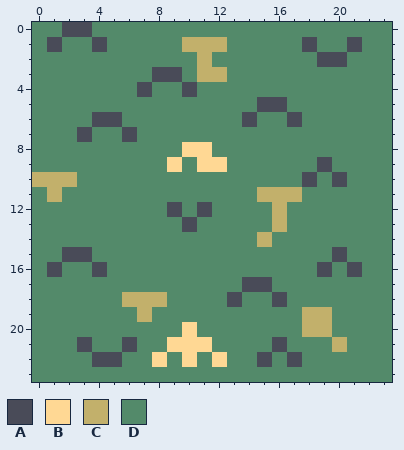
One commit to this pixel-art sprite: gfx/HollowMoon/pngs_normal_24x24/terrain/t_moss/t_moss_season_summer.png. Above, as it was before the edit.
The file is 24x24 pixels.
Palette (. is transparent): A #494b58  B #ffd894  C #c2b06b  D #538a6a
Pixels before, first column x 0:
 0 DDAADDDDDDDDDDDDDDDDDDDD
 1 DADDADDDDDCCCDDDDDADDADD
 2 DDDDDDDDDDDCDDDDDDDAADDD
 3 DDDDDDDDAADCCDDDDDDDDDDD
 4 DDDDDDDADDADDDDDDDDDDDDD
 5 DDDDDDDDDDDDDDDAADDDDDDD
 6 DDDDAADDDDDDDDADDADDDDDD
 7 DDDADDADDDDDDDDDDDDDDDDD
 8 DDDDDDDDDDBBDDDDDDDDDDDD
 9 DDDDDDDDDBDBBDDDDDDADDDD
10 CCCDDDDDDDDDDDDDDDADADDD
11 DCDDDDDDDDDDDDDCCCDDDDDD
12 DDDDDDDDDADADDDDCDDDDDDD
13 DDDDDDDDDDADDDDDCDDDDDDD
14 DDDDDDDDDDDDDDDCDDDDDDDD
15 DDAADDDDDDDDDDDDDDDDADDD
16 DADDADDDDDDDDDDDDDDADADD
17 DDDDDDDDDDDDDDAADDDDDDDD
18 DDDDDDCCCDDDDADDADDDDDDD
19 DDDDDDDCDDDDDDDDDDCCDDDD
20 DDDDDDDDDDBDDDDDDDCCDDDD
21 DDDADDADDBBBDDDDADDDCDDD
22 DDDDAADDBDBDBDDADADDDDDD
23 DDDDDDDDDDDDDDDDDDDDDDDD
The result:
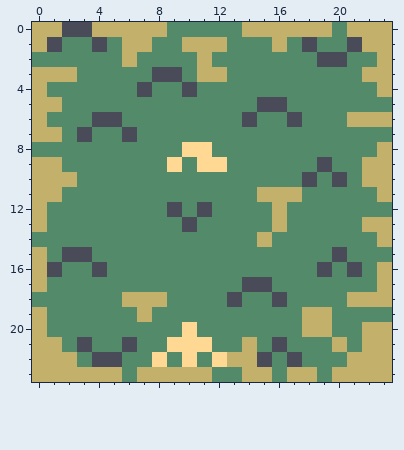
Commit: t_moss soften edges
Changes in this commit:
Changed rows in their new state; - is an unchanged pixel.
first column x 0:
 0 CC--CCCCC-----CCCCCC-CCC
 1 C-----CC--------C-----CC
 2 ------C----------------C
 3 CCC-------------------CC
 4 C----------------------C
 5 CC----------------------
 6 C--------------------CCC
 7 CC----------------------
 8 -----------------------C
 9 CC--------------------CC
10 ----------------------CC
11 C----------------------C
12 C-----------------------
13 C---------------------CC
14 -----------------------C
15 C-----------------------
16 C----------------------C
17 C----------------------C
18 ---------------------CCC
19 C-----------------------
20 C---------------------CC
21 CC------------C-------CC
22 CCC----------CC------CCC
23 CCCCCC-CCCCC--CC-CC-CCCC
